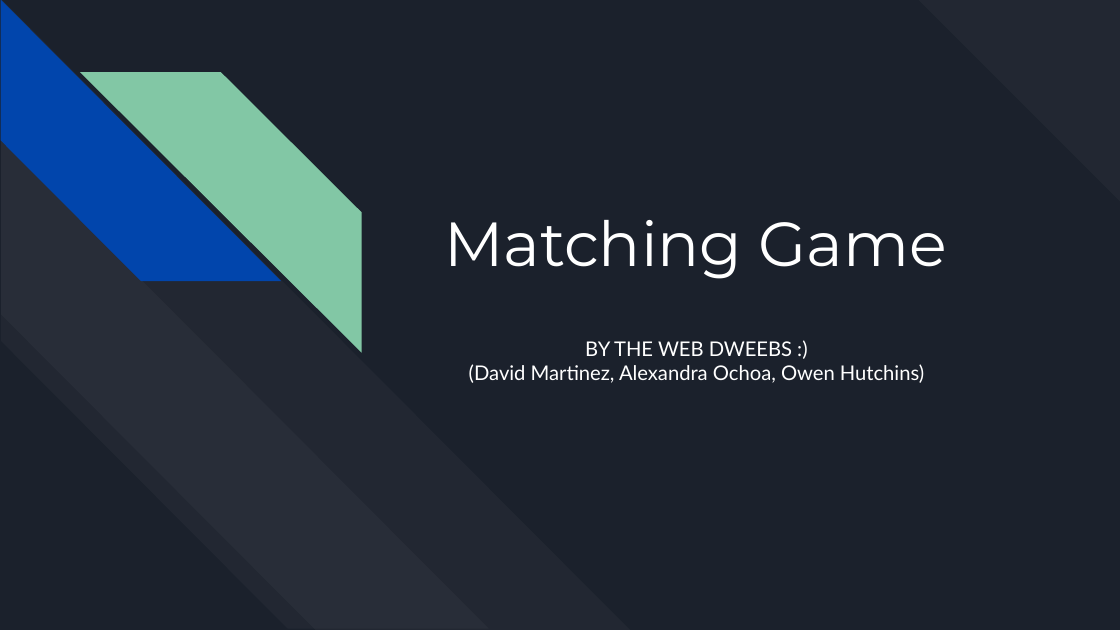
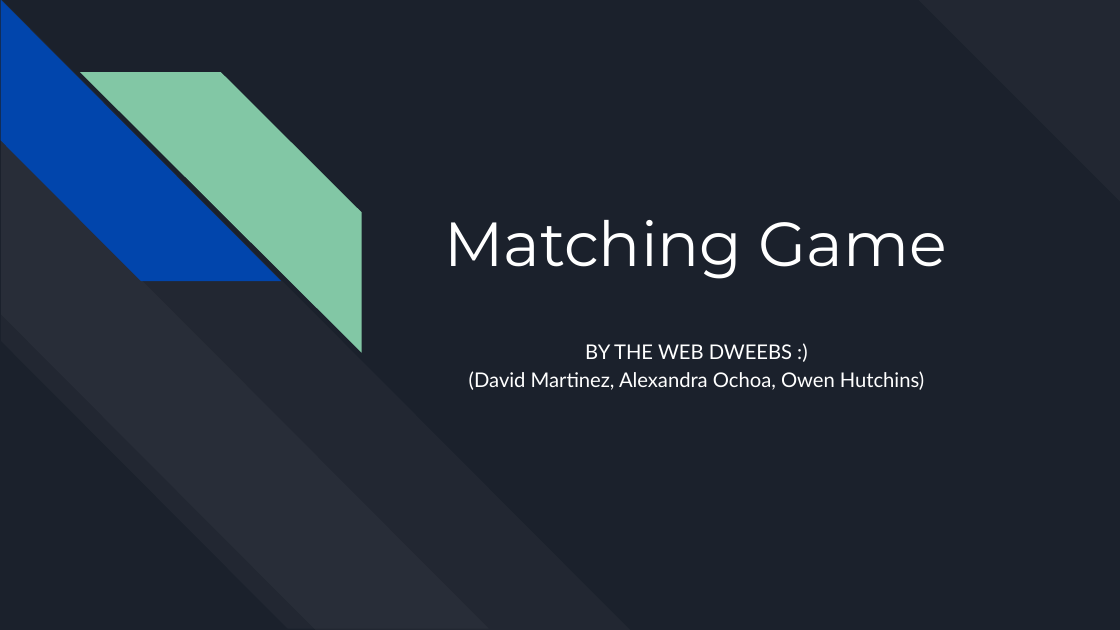
Before and after one commit to GSU-Web-Programming-Fall2020/Matching_Game, a slide deck: slide 1 of Web Prog Project 1.pptx. Drawn at 1120x630 pixels with LibreOffice and Linux fonts; fonts in the diff are those of the drawing. Boxes give left, top, right and bottom in pixels: in the first picture for what was removed or moved away, otherwise in the second. Text is boxed around its words. In the diff, an @@ line names an element or a change of style, - is before the commit and + after.

```diff
--- a/Web Prog Project 1.pptx
+++ b/Web Prog Project 1.pptx
@@ subtitle "BY THE WEB DWEEBS :)" at [469, 344, 924, 390]: line spacing 1 to 1.15 @@
```
Also in this commit, not shown: 3 other slides changed.
